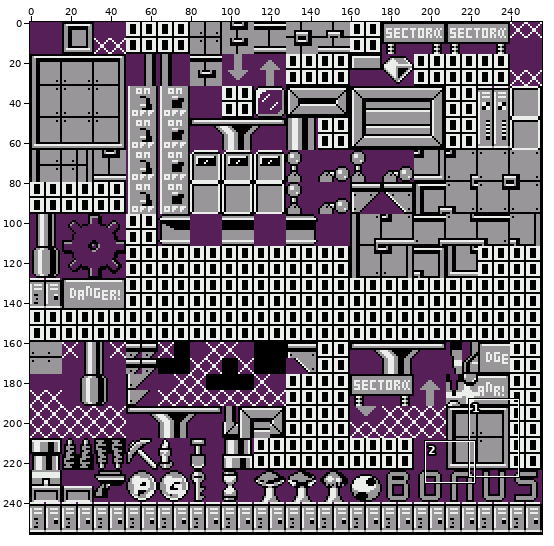
One commit to this sprite sheet: gfx/metatiles.png. Above: a wide view before the commit, with the close-up outlined.
Close-up. Before the edit:
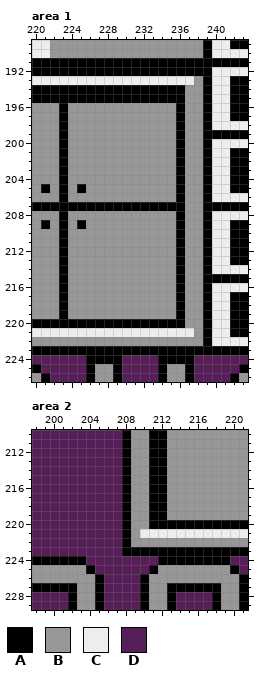
The file is 256x256 pixels. Shown: area 1: x 220..243, y 189..226; area 2: x 198..221, y 210..229. The commit also changed other parts of the picture, which this record leaves out.
Palette (. is transparent): A #000000  B #989698  C #eceeec  D #561f57
Pixels before, area 1, first column x 220:
189 CCBBBBBBBBBBBBBBBBBACCAA
190 CCBBBBBBBBBBBBBBBBBACCCC
191 AAAAAAAAAAAAAAAAAAAAAAAA
192 AAAAAAAAAAAAAAAAAAAACCCC
193 CCCCCCCCCCCCCCCCCCBACCAA
194 AAAAAAAAAAAAAAAAABBACCAA
195 AAAAAAAAAAAAAAAAABBACCAA
196 BBBABBBBBBBBBBBBABBACCAA
197 BBBABBBBBBBBBBBBABBACCAA
198 BBBABBBBBBBBBBBBABBACCCC
199 BBBABBBBBBBBBBBBABBAAAAA
200 BBBABBBBBBBBBBBBABBACCCC
201 BBBABBBBBBBBBBBBABBACCAA
202 BBBABBBBBBBBBBBBABBACCAA
203 BBBABBBBBBBBBBBBABBACCAA
204 BBBABBBBBBBBBBBBABBACCAA
205 BABABABBBBBBBBBBABBACCAA
206 BBBABBBBBBBBBBBBABBACCCC
207 AAAAAAAAAAAAAAAAABBAAAAA
208 BBBABBBBBBBBBBBBABBACCCC
209 BABABABBBBBBBBBBABBACCAA
210 BBBABBBBBBBBBBBBABBACCAA
211 BBBABBBBBBBBBBBBABBACCAA
212 BBBABBBBBBBBBBBBABBACCAA
213 BBBABBBBBBBBBBBBABBACCAA
214 BBBABBBBBBBBBBBBABBACCCC
215 BBBABBBBBBBBBBBBABBAAAAA
216 BBBABBBBBBBBBBBBABBACCCC
217 BBBABBBBBBBBBBBBABBACCAA
218 BBBABBBBBBBBBBBBABBACCAA
219 BBBABBBBBBBBBBBBABBACCAA
220 AAAAAAAAAAAAAAAAABBACCAA
221 CCCCCCCCCCCCCCCCCCBACCAA
222 BBBBBBBBBBBBBBBBBBBACCCC
223 AAAAAAAAAAAAAAAAAAAAAAAA
224 DDDDDDAAAADDDDAAAADDDDDD
225 ADDDDDABBADDDDABBADDDDDA
226 BADDDDABBADDDDABBADDDDAB
Pixels before, area 2, first column x 198:
210 DDDDDDDDDDABBAABBBBBBBBB
211 DDDDDDDDDDABBAABBBBBBBBB
212 DDDDDDDDDDABBAABBBBBBBBB
213 DDDDDDDDDDABBAABBBBBBBBB
214 DDDDDDDDDDABBAABBBBBBBBB
215 DDDDDDDDDDABBAABBBBBBBBB
216 DDDDDDDDDDABBAABBBBBBBBB
217 DDDDDDDDDDABBAABBBBBBBBB
218 DDDDDDDDDDABBAABBBBBBBBB
219 DDDDDDDDDDABBAABBBBBBBBB
220 DDDDDDDDDDABBAAAAAAAAAAA
221 DDDDDDDDDDABCCCCCCCCCCCC
222 DDDDDDDDDDABBBBBBBBBBBBB
223 DDDDDDDDDDAAAAAAAAAAAAAA
224 AAAAAADDDDDDDDAAAAAAAADD
225 BBBBBBADDDDDDABBBBBBBBAD
226 BBBBBBBADDDDABBBBBBBBBBA
227 AAAAABBADDDDABBAAAAAABBA
228 DDDDABBADDDDABBADDDDABBA
229 DDDDABBADDDDABBADDDDABBA
The same view after the edit:
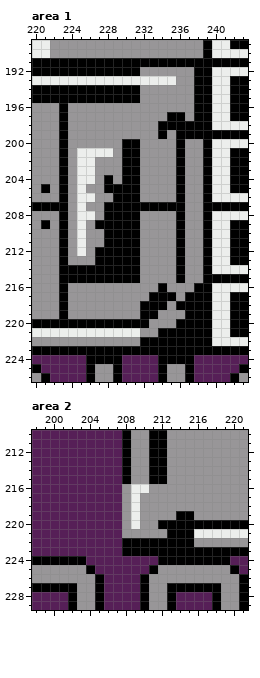
Difference:
Area 1:
y 192: x 232..237 AAAAAA -> BBBBBB
y 193: x 236..238 CCB -> BBA
y 194..195: x 232..236 AAAAA -> BBBBB; x 238 B -> A
y 196: x 236 A -> B; x 238 B -> A
y 197: x 235 B -> A; x 238 B -> A
y 198: x 234..235 BB -> AA; x 237..238 BB -> AA
y 199: x 234 B -> A; x 237..238 BB -> AA
y 200: x 230..231 BB -> AA
y 201: x 225..228 BBBB -> CCCC; x 230..231 BB -> AA
y 202..203: x 225..226 BB -> CC; x 230..231 BB -> AA
y 204: x 225..226 BB -> CC; x 228 B -> A; x 230..231 BB -> AA
y 205: x 225 A -> C; x 228..231 BBBB -> AAAA
y 206: x 225..226 BB -> CC; x 229..231 BBB -> AAA
y 207: x 224..227 AAAA -> BCBB
y 208: x 225..226 BB -> CC; x 228..231 BBBB -> AAAA
y 209: x 225 A -> C; x 227..231 BBBBB -> AAAAA
y 210..211: x 225 B -> C; x 228..231 BBBB -> AAAA
y 212: x 225 B -> C; x 227..231 BBBBB -> AAAAA
y 213: x 227..231 BBBBB -> AAAAA
y 214..215: x 224..231 BBBBBBBB -> AAAAAAAA
y 216: x 234 B -> A; x 236 A -> B; x 238 B -> A
y 217: x 233..238 BBBABB -> AAABAA
y 218: x 232..234 BBB -> AAA; x 237..238 BB -> AA
y 219: x 232..233 BB -> AA; x 236..238 ABB -> BAA
y 220: x 233..235 AAA -> BBB; x 237..238 BB -> AA
y 221: x 232..238 CCCCCCB -> BBAAAAA
y 222: x 232..238 BBBBBBB -> AAAAAAA
Area 2:
y 216: x 208..212 ABBAA -> BCCBB
y 217..218: x 208..209 AB -> BC; x 211..212 AA -> BB
y 219: x 208..209 AB -> BC; x 211..212 AA -> BB; x 214..215 BB -> AA
y 220: x 208..209 AB -> BC; x 211 A -> B
y 221: x 208 A -> B; x 210..215 CCCCCC -> BBBAAA
y 222: x 209..215 BBBBBBB -> AAAAAAA
